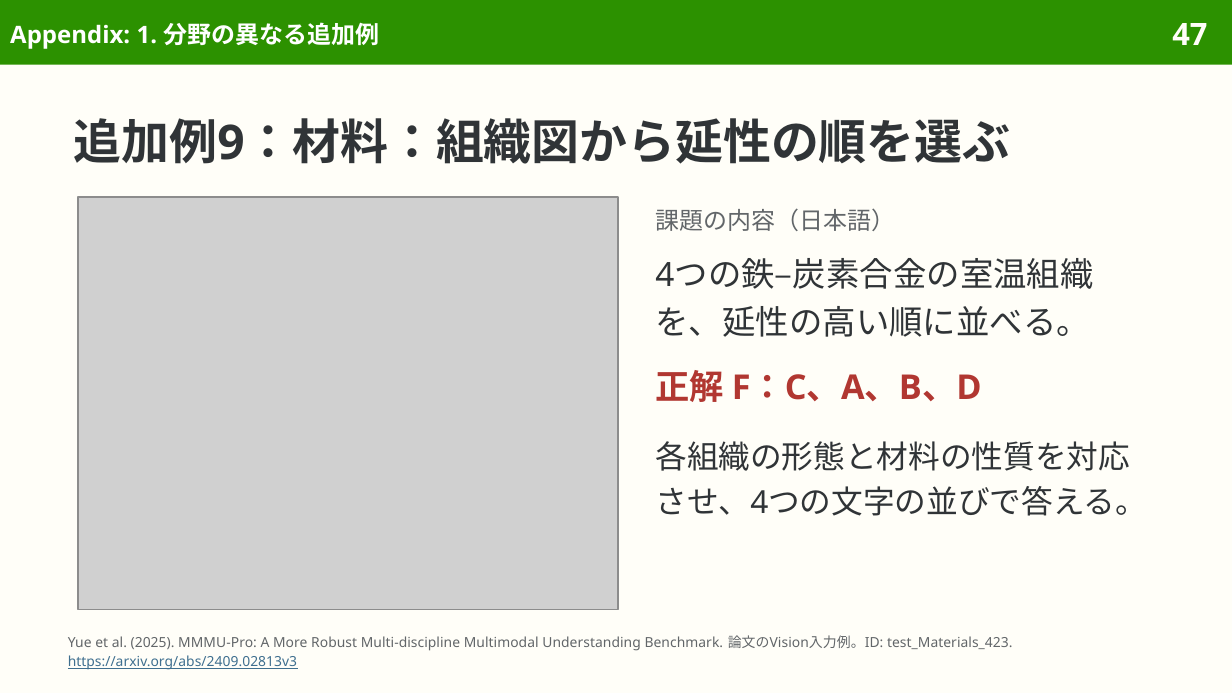
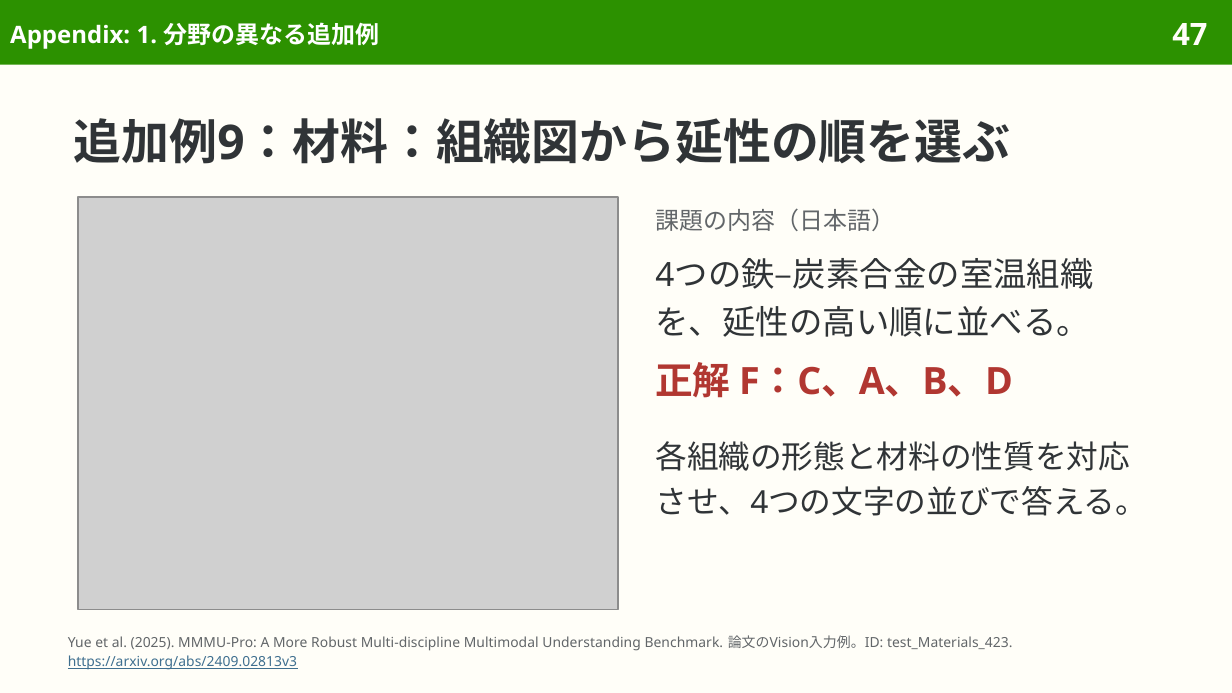
Before and after one commit to sasakiy84/datasets-in-10-minutes, a slide deck: slide 47 of slides/datasets-in-10-minutes-mmmu-pro.pptx. Drawn at 1232x693 pixels with LibreOffice and Linux fonts; fonts in the diff are those of the drawing; grey boxes stand for pictures. Boxes give left, top, right and bottom in pixels: in the first picture for what was removed or moved away, otherwise in the second. Text is boxed around its words. In the diff, an @@ line names an element or a change of style, - is before the commit and + after.

```diff
--- a/slides/datasets-in-10-minutes-mmmu-pro.pptx
+++ b/slides/datasets-in-10-minutes-mmmu-pro.pptx
@@ text "正解 F：C、A、B、D" at [655, 362, 1013, 398]: size 20 to 22 pt; line spacing 1.2 to 26.4pt @@
```
Also in this commit, not shown: 12 other slides changed, 5 other files.
